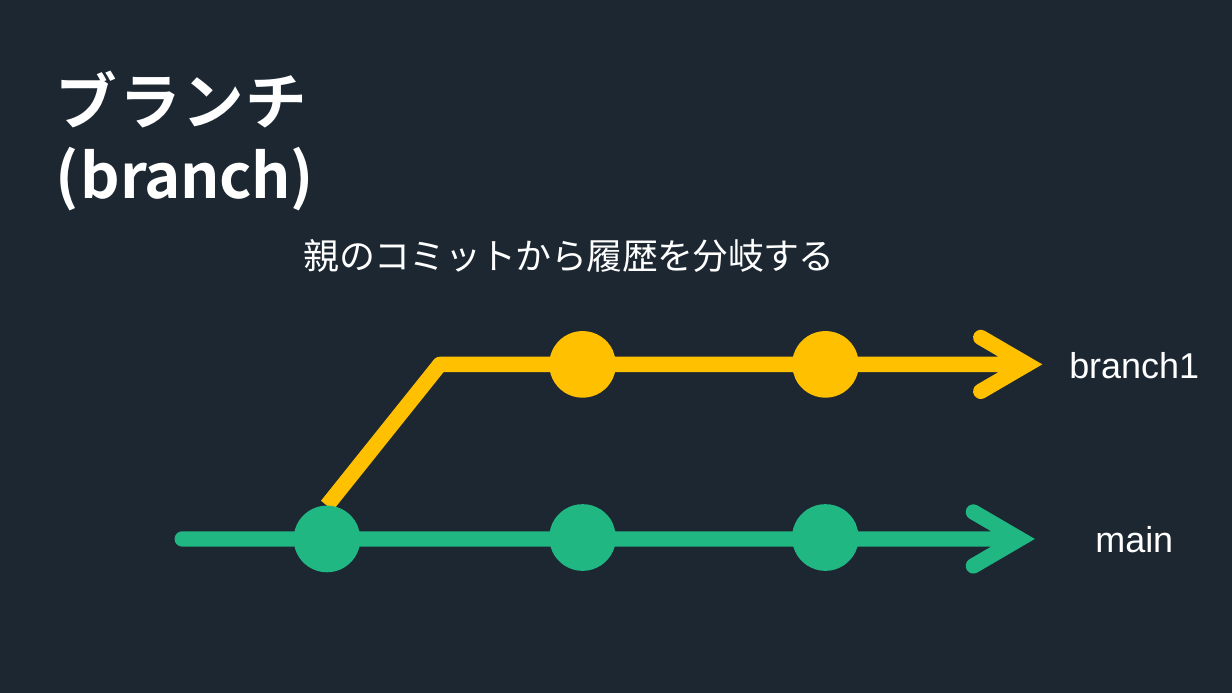
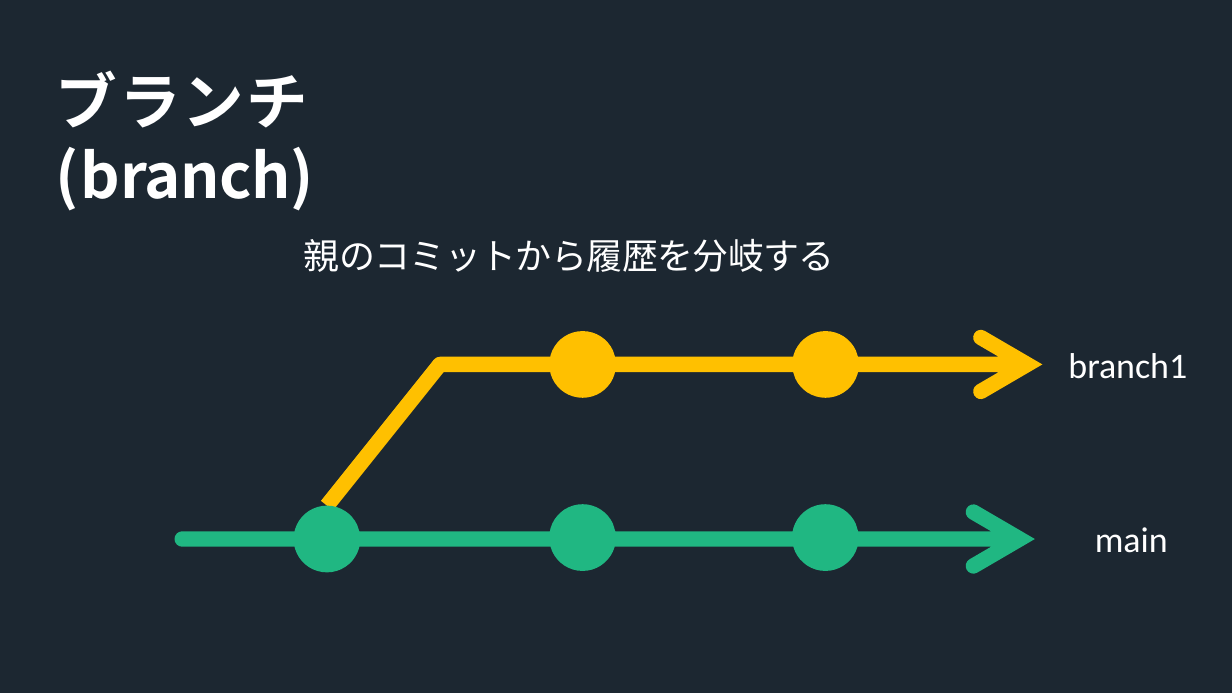
Before and after one commit to Amos2610/Github_training, a slide deck: slide 9 of Github講習会_叩き台.pptx. Drawn at 1232x693 pixels with LibreOffice and Linux fonts; fonts in the diff are those of the drawing. Boxes give left, top, right and bottom in pixels: in the first picture for what was removed or moved away, otherwise in the second. Text is boxed around its words. In the diff, an @@ line names an element or a change of style, - is before the commit and + after.

```diff
--- a/Github講習会_叩き台.pptx
+++ b/Github講習会_叩き台.pptx
@@ text "branch1" at box(1068, 353, 1187, 379): font Arial to Calibri @@
@@ text "main" at box(1095, 527, 1168, 553): font Arial to Calibri @@
```
Also in this commit, not shown: 34 other slides changed.
